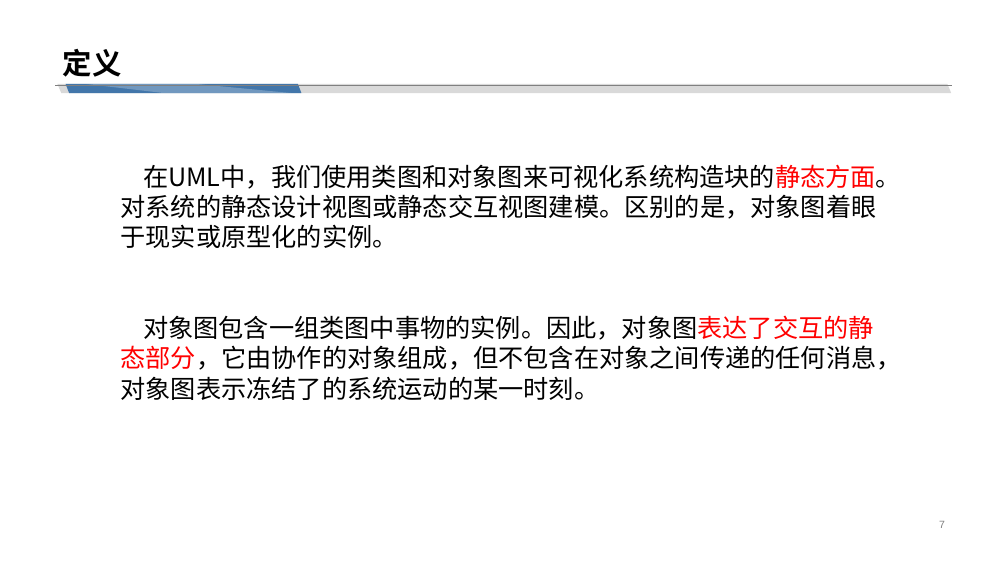
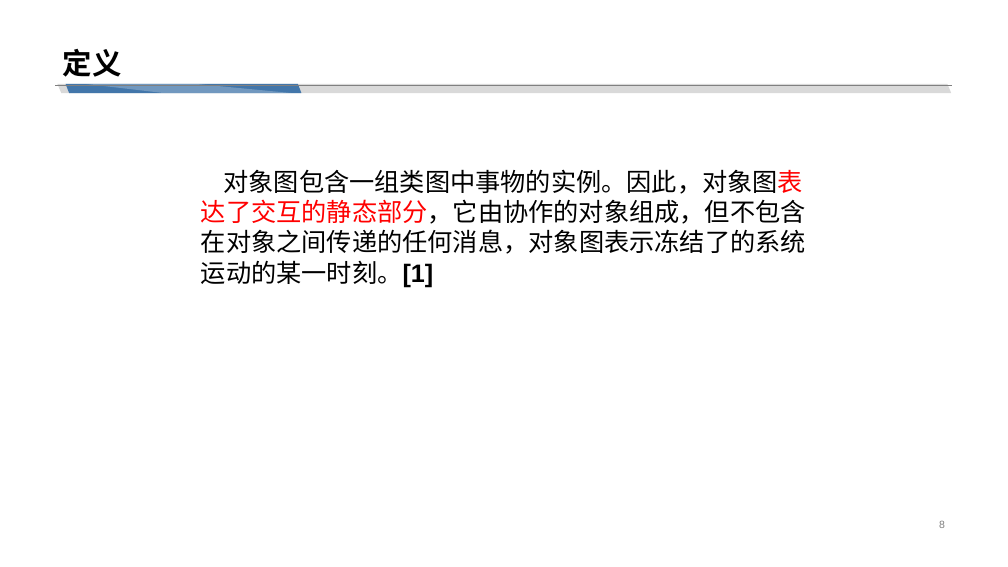
Before and after one commit to cchello/PRD2018-G01, a slide deck: slide 8 of 非受控文档/翻转PPT/UML基础III_对象图_构件图_包图.pptx (slide 7 before the commit). Drawn at 1008x567 pixels with LibreOffice and Linux fonts; fonts in the diff are those of the drawing. Boxes give left, top, right and bottom in pixels: in the first picture for what was removed or moved away, otherwise in the second. Text is boxed around its words. In the diff, an @@ line names an element or a change of style, - is before the commit and + after.

```diff
--- a/非受控文档/翻转PPT/UML基础III_对象图_构件图_包图.pptx
+++ b/非受控文档/翻转PPT/UML基础III_对象图_构件图_包图.pptx
@@ text at bbox=[201, 169, 806, 288]: text changed @@
-在UML中，我们使用类图和对象图来可视化系统构造块的静态方面。对系统的静态设计视图或静态交互视图建模。区别的是，对象图着眼于现实或原型化的实例。
-对象图包含一组类图中事物的实例。因此，对象图表达了交互的静态部分，它由协作的对象组成，但不包含在对象之间传递的任何消息，对象图表示冻结了的系统运动的某一时刻。
+对象图包含一组类图中事物的实例。因此，对象图表达了交互的静态部分，它由协作的对象组成，但不包含在对象之间传递的任何消息，对象图表示冻结了的系统运动的某一时刻。[1]
@@ page number at bbox=[939, 521, 945, 528]: text changed @@
-7
+8
```
Also in this commit, not shown: 26 other slides changed, 1 slide added.
